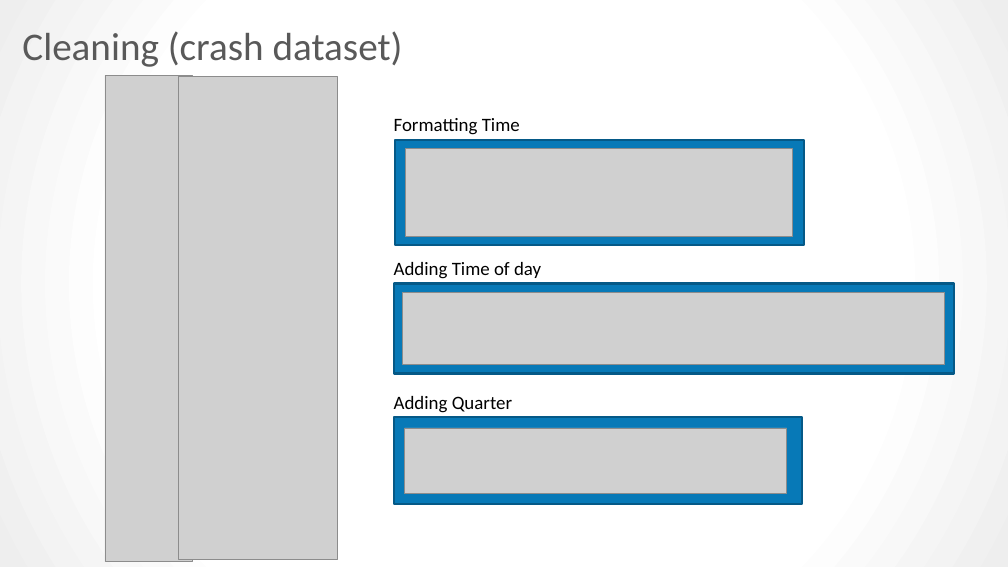
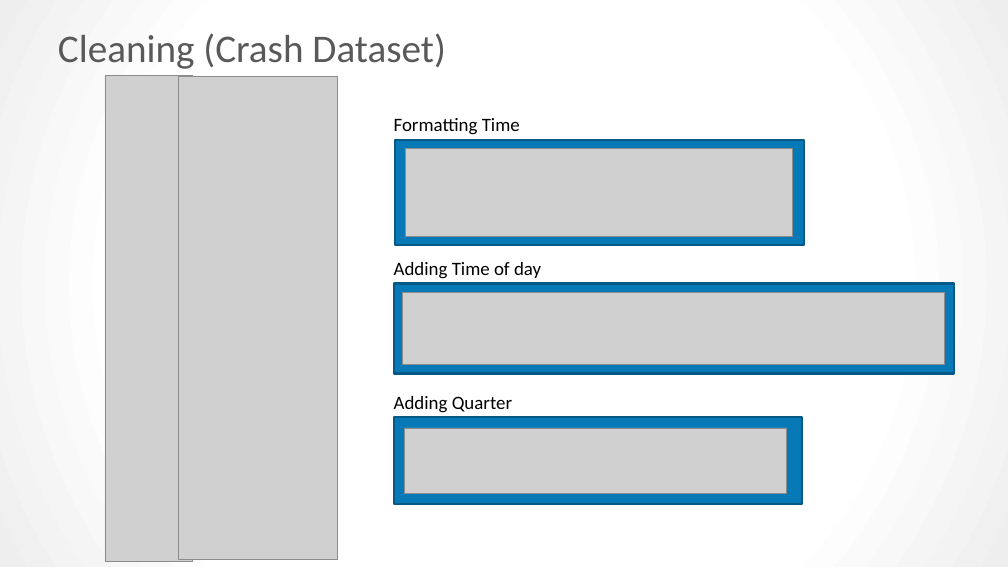
Before and after one commit to kpellas/Project_1, a slide deck: slide 6 of Project Presentation.pptx. Drawn at 1008x567 pixels with LibreOffice and Linux fonts; fonts in the diff are those of the drawing; grey boxes stand for pictures. Boxes give left, top, right and bottom in pixels: in the first picture for what was removed or moved away, otherwise in the second. Text is boxed around its words. In the diff, an @@ line names an element or a change of style, - is before the commit and + after.

```diff
--- a/Project Presentation.pptx
+++ b/Project Presentation.pptx
@@ title at (58, 33, 445, 69): text changed @@
-Cleaning (crash dataset)
+Cleaning (Crash Dataset)
```
Also in this commit, not shown: 4 other slides changed, 23 slides added, 9 slides removed.
